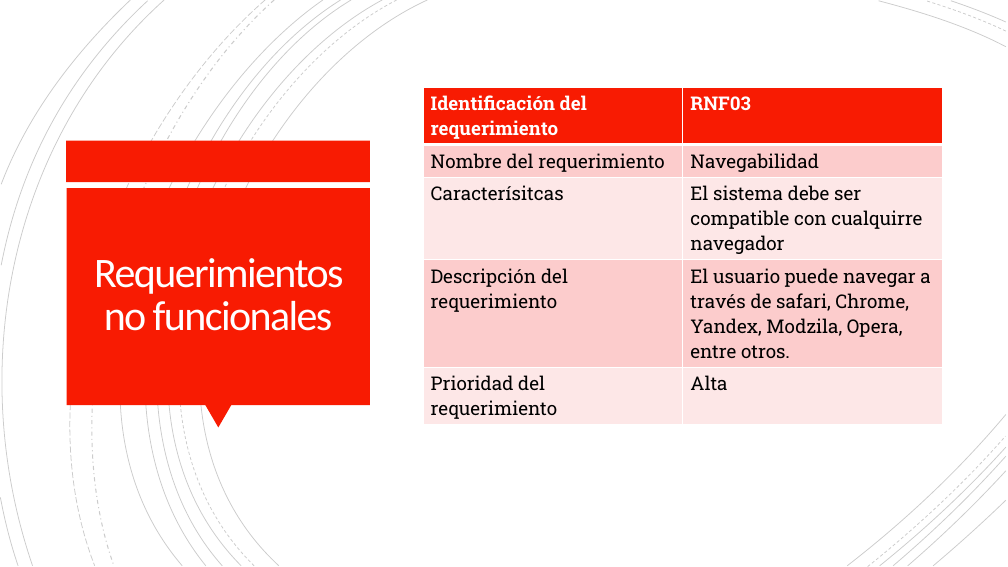
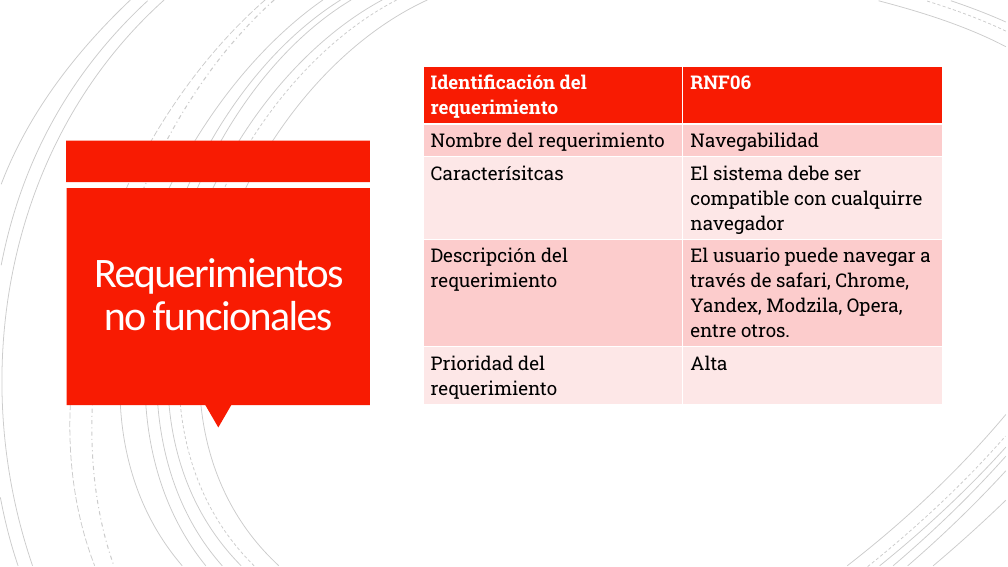
Before and after one commit to Dillan444/PROYECTO_SENA, a slide deck: slide 52 of PLANTEAMIENTO_DEL_PROBLEMA.pptx (slide 39 before the commit). Drawn at 1008x567 pixels with LibreOffice and Linux fonts; fonts in the diff are those of the drawing. Boxes give left, top, right and bottom in pixels: in the first picture for what was removed or moved away, otherwise in the second. Text is boxed around its words. In the diff, an @@ line names an element or a change of style, - is before the commit and + after.

Commit message:
doc:RF_RNF.V11.17/04/2021
Se corrigen los requerimientos funcionales y los no funcionales de acuerdo con las observaciones que se hicieron en la sustentación.

```diff
--- a/PLANTEAMIENTO_DEL_PROBLEMA.pptx
+++ b/PLANTEAMIENTO_DEL_PROBLEMA.pptx
@@ table at (423,67,942,403) @@
-row 1, column 2: RNF03
+row 1, column 2: RNF06
@@ table: place and size @@
-table at (423,87,942,423)
+table at (423,67,942,403)
```
Also in this commit, not shown: 8 other slides changed, 21 slides added, 2 slides removed, 1 other file.
